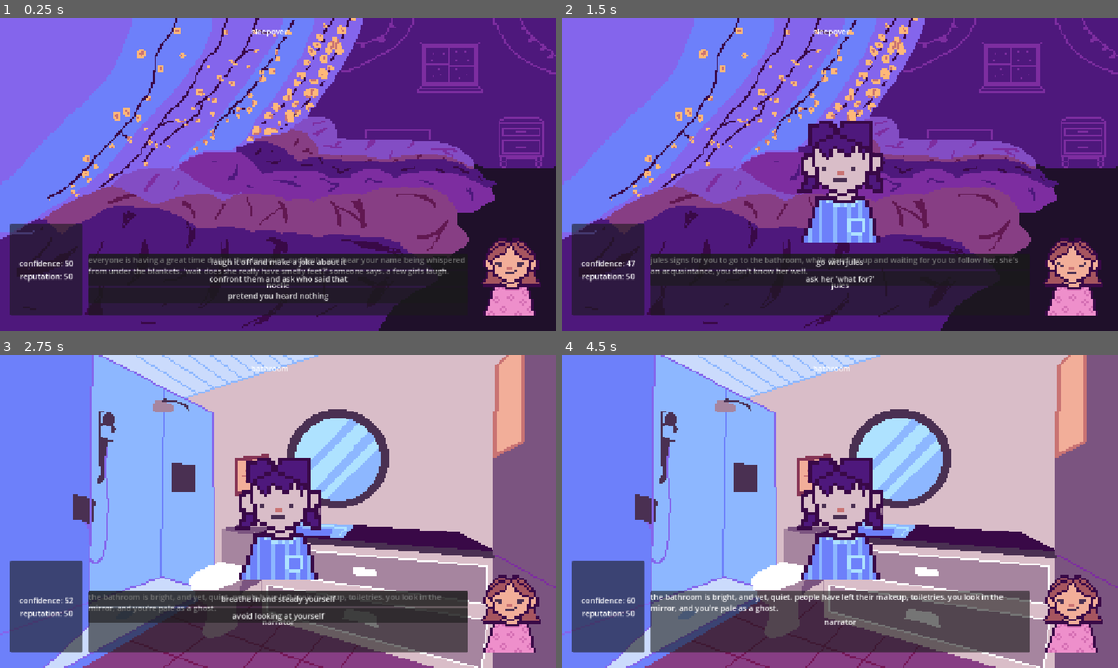
Above: before the commit, frames 1-4 (two rows, left to right).
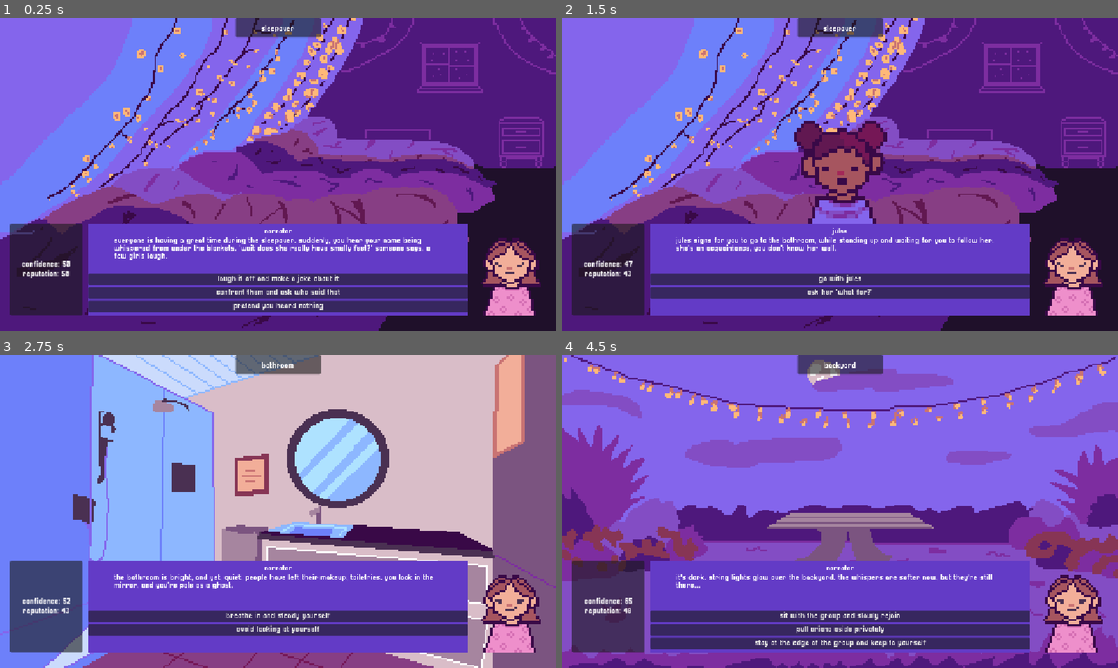
Above: after the commit, the same moments.

Repository: itsbeesfan/gossip-madness
Game: Godot game, scene res://scenes/main.tscn
Same seed, same stepped clock (60 frames per second), same inputs: the game is played once before the commit and once after it.
Inputs (mouse positions are in pixels of both pictures, inside the frame that each line leads up to):
- Up to frame 1 (0.25 s): no input
- Up to frame 2 (1.5 s): click "confront them and ask who sai…" at 0.5 s; click "go quiet." at 1.25 s
- Up to frame 3 (2.75 s): click "go with jules" at 2 s
- Up to frame 4 (4.5 s): click "breathe in and steady yourself" at 2.75 s; click (840, 614) at 3.5 s, where only the run after the commit has a clickable "tell jules to help you talk t…"; click (840, 630) at 4.25 s, where only the run after the commit has a clickable "stay inside a little longer"

The runs differ from the first frame. In frame 1, 21% of the frame differs, in the area x 3-94%, y 0-96%; in frame 2, 25%; in frame 3, 24%; in frame 4, 95%, in the area x 0-100%, y 0-100%.
Error before the commit: Invalid access to property or key 'bathroom_talk' on a base object of type 'Dictionary'. (res://scripts/main.gd:111)

Commit message:
working game!!

Diff:
--- /dev/null
+++ b/gossip-madness/resources/main.tres
@@ -0,0 +1,7 @@
+[gd_resource type="Theme" load_steps=2 format=3 uid="uid://n631j18hjchi"]
+
+[ext_resource type="FontFile" uid="uid://n0226bui3e0k" path="res://resources/Pixellari.ttf" id="1_ttyy2"]
+
+[resource]
+Button/fonts/font = ExtResource("1_ttyy2")
+Label/fonts/font = ExtResource("1_ttyy2")
--- a/gossip-madness/scenes/main.tscn
+++ b/gossip-madness/scenes/main.tscn
@@ -1,6 +1,17 @@
-[gd_scene load_steps=2 format=3 uid="uid://la7gniwu0lwq"]
+[gd_scene load_steps=7 format=3 uid="uid://la7gniwu0lwq"]
 
 [ext_resource type="Script" uid="uid://lof8ga5e65bt" path="res://scripts/main.gd" id="1_o5qli"]
+[ext_resource type="FontFile" uid="uid://n0226bui3e0k" path="res://resources/Pixellari.ttf" id="2_0wfyh"]
+[ext_resource type="Theme" uid="uid://n631j18hjchi" path="res://resources/main.tres" id="3_sugp2"]
+
+[sub_resource type="StyleBoxFlat" id="StyleBoxFlat_o5qli"]
+bg_color = Color(0.3896266, 0.23337692, 0.7773921, 1)
+
+[sub_resource type="Theme" id="Theme_0wfyh"]
+Panel/styles/panel = SubResource("StyleBoxFlat_o5qli")
+RichTextLabel/fonts/normal_font = ExtResource("2_0wfyh")
+
+[sub_resource type="Theme" id="Theme_sugp2"]
 
 [node name="main" type="Control"]
 layout_mode = 3
@@ -21,21 +32,51 @@
 grow_vertical = 2
 stretch_mode = 4
 
-[node name="location" type="Label" parent="."]
+[node name="Panel" type="Panel" parent="."]
+layout_mode = 1
+anchors_preset = 5
+anchor_left = 0.5
+anchor_right = 0.5
+offset_left = -88.375
+offset_right = 88.375
+offset_bottom = 40.0
+grow_horizontal = 2
+theme = ExtResource("3_sugp2")
+
+[node name="location" type="Label" parent="Panel"]
+texture_filter = 1
 layout_mode = 1
 anchors_preset = -1
 anchor_left = 0.5
 anchor_top = 0.042000003
 anchor_right = 0.5
 anchor_bottom = 0.042000003
-offset_left = -56.0
-offset_top = -11.2160015
-offset_right = 56.0
-offset_bottom = 11.7839985
+offset_left = -99.0
+offset_top = 13.648
+offset_right = 99.0
+offset_bottom = 45.648
 grow_horizontal = 2
+theme = ExtResource("3_sugp2")
+theme_override_font_sizes/font_size = 16
 text = "insert location"
+horizontal_alignment = 1
 
-[node name="dialoguePanel" type="PanelContainer" parent="."]
+[node name="speaker" type="TextureRect" parent="."]
+texture_filter = 1
+layout_mode = 1
+anchors_preset = 8
+anchor_left = 0.5
+anchor_top = 0.5
+anchor_right = 0.5
+anchor_bottom = 0.5
+offset_left = -111.5
+offset_top = -141.23334
+offset_right = 111.5
+offset_bottom = 141.23334
+grow_horizontal = 2
+grow_vertical = 2
+
+[node name="dialoguePanel" type="Panel" parent="."]
 layout_mode = 1
 anchors_preset = -1
 anchor_left = 0.5
@@ -43,23 +84,55 @@
 anchor_right = 0.5
 anchor_bottom = 0.85300004
 offset_left = -393.5
-offset_top = -63.74402
+offset_top = -126.74402
 offset_right = 393.5
 offset_bottom = 63.25598
 grow_horizontal = 2
 grow_vertical = 0
+theme = SubResource("Theme_0wfyh")
 
 [node name="speaker" type="Label" parent="dialoguePanel"]
-layout_mode = 2
+texture_filter = 1
+layout_mode = 1
+anchors_preset = -1
+anchor_left = 0.5
+anchor_top = 0.042000003
+anchor_right = 0.5
+anchor_bottom = 0.042000003
+offset_left = -393.5
+offset_top = 0.019999504
+offset_right = 393.5
+offset_bottom = 22.02
+grow_horizontal = 2
+theme = SubResource("Theme_sugp2")
+theme_override_fonts/font = ExtResource("2_0wfyh")
+theme_override_font_sizes/font_size = 15
 horizontal_alignment = 1
 
 [node name="story" type="RichTextLabel" parent="dialoguePanel"]
-layout_mode = 2
+texture_filter = 1
+layout_mode = 1
+anchors_preset = -1
+anchor_left = 0.5
+anchor_top = 0.29200003
+anchor_right = 0.5
+anchor_bottom = 0.29200003
+offset_left = -341.0
+offset_top = -27.480003
+offset_right = 339.5
+offset_bottom = 27.519997
+grow_horizontal = 2
+grow_vertical = 2
 fit_content = true
 scroll_active = false
 
 [node name="choices" type="VBoxContainer" parent="dialoguePanel"]
-layout_mode = 2
+texture_filter = 1
+layout_mode = 0
+offset_top = 103.0
+offset_right = 787.0
+offset_bottom = 188.0
+theme = ExtResource("3_sugp2")
 
 [node name="stats" type="PanelContainer" parent="."]
 layout_mode = 1
@@ -79,11 +152,13 @@
 
 [node name="confidence" type="Label" parent="stats/VBoxContainer"]
 layout_mode = 2
+theme = ExtResource("3_sugp2")
 horizontal_alignment = 1
 vertical_alignment = 1
 
 [node name="reputation" type="Label" parent="stats/VBoxContainer"]
 layout_mode = 2
+theme = ExtResource("3_sugp2")
 horizontal_alignment = 1
 vertical_alignment = 1
 
@@ -99,18 +174,3 @@
 offset_top = -93.696045
 offset_right = 78.07202
 offset_bottom = 96.303955
-
-[node name="speaker" type="TextureRect" parent="."]
-texture_filter = 1
-layout_mode = 1
-anchors_preset = 8
-anchor_left = 0.5
-anchor_top = 0.5
-anchor_right = 0.5
-anchor_bottom = 0.5
-offset_left = -111.5
-offset_top = -141.23334
-offset_right = 111.5
-offset_bottom = 141.23334
-grow_horizontal = 2
-grow_vertical = 2
--- a/gossip-madness/scripts/main.gd
+++ b/gossip-madness/scripts/main.gd
@@ -7,7 +7,7 @@
 
 #ui element load or something
 @onready var background = $background
-@onready var location_label = $location
+@onready var location_label = $Panel/location
 @onready var speaker_label = $dialoguePanel/speaker
 @onready var story_text = $dialoguePanel/story
 @onready var choices_box = $dialoguePanel/choices
@@ -28,17 +28,18 @@
 @onready var noelle_upset = preload("res://avatars/girl-upset.png")
 
 @onready var isabella_sprite = preload("res://avatars/npc1.png")
-#add more in a bit!!!!!
+@onready var jules_sprite = preload("res://avatars/jules.png")
+@onready var ariana_sprite = preload("res://avatars/ariana.png")
 
 var story = {
 	"scene_1": {
 		"location": "sleepover",
-		"speaker": "noelle",
+		"speaker": "narrator",
 		"text": "everyone is having a great time during the sleepover. suddenly, you hear your name being whispered from under the blankets. 'wait does she really have smelly feet?' someone says. a few girls laugh.",
 		"choices": [
 			{"label": "laugh it off and make a joke about it", "confidence": 5, "reputation": 9, "next": "sleepover_joke"},
-			{"label": "confront them and ask who said that", "confidence": 2, "reputation": 2, "next": "sleepover_confrontation"},
-			{"label": "pretend you heard nothing", "confidence": -5, "reputation": -5, "next": "sleepover_silence"}
+			{"label": "confront them and ask who said that", "confidence": 2, "reputation": -5, "next": "sleepover_confrontation"},
+			{"label": "pretend you heard nothing", "confidence": -10, "reputation": -5, "next": "sleepover_silence"}
 		]
 	},
 
@@ -48,7 +49,7 @@
 		"text": "you grin and get closer to the group. 'OH NO YOU EXPOSED ME.' a few people laugh with you instead of at you. it seems to be over, until you hear more whispering across the room.",
 		"choices": [
 			{"label": "ignore it and redirect attention with a crazy story", "confidence": 8, "reputation": 10, "next": "sleepover_change"},
-			{"label": "watch and see who is whispering", "confidence": 2, "reputation": 4, "next": "sleepover_change"},
+			{"label": "listen closely to find out who is whispering", "confidence": 2, "reputation": 4, "next": "sleepover_change"},
 		]
 	},
 
@@ -92,6 +93,55 @@
 		]
 	},
 
+	"bathroom_talk": {
+		"location": "bathroom",
+		"speaker": "jules",
+		"text": "'it got out of hand,' jules says, avoiding eye contact with you. 'isabella started it cause she left out... i dont think she meant for everyone to join in on it... but she didnt do anything to stop it either'",
+		"choices": [
+			{"label": "tell jules to help you talk to isabella", "confidence": 10, "reputation": 10, "next": "bathroom_truth"},
+			{"label": "say isabella should've known better", "confidence": 7, "reputation": -5, "next": "bathroom_truth"},
+			{"label": "blame yourself for being awkward and not standing up for yourself", "confidence": -15, "reputation": -5, "next": "bathroom_truth"}
+		]
+	},
+
+	"bathroom_truth": {
+		"location": "bathroom",
+		"speaker": "jules",
+		"text": "'i dont think its your fault.' jules interrupts you. 'sorry..., and people do get weird when they want attention.' she glances towards the door. 'theyre gonna head out to the backyard.'",
+		"choices": [
+			{"label": "go outside to face it", "confidence": 10, "reputation": 7, "next": "backyard_one"},
+			{"label": "stay inside a little longer", "confidence": -5, "reputation": -5, "next": "backyard_one"}
+		]
+	},
+
+	"backyard_one": {
+		"location": "backyard",
+		"speaker": "narrator",
+		"text": "it's dark. string lights glow over the backyard. the whispers are softer now, but they're still there...",
+		"choices": [
+			{"label": "sit with the group and slowly rejoin", "confidence": 5, "reputation": 5, "next": "backyard_choice"},
+			{"label": "pull ariana aside privately", "confidence": 10, "reputation": 10, "next": "backyard_choice"},
+			{"label": "stay at the edge of the group and keep to yourself", "confidence": -10, "reputation": -10, "next": "backyard_choice"}
+		]
+	},
+
+	"backyard_choice": {
+		"location": "backyard",
+		"speaker": "ariana",
+		"text": "'noelle... it wasn't anything personal...' ariana says, while looking around. 'i was just messing around, it got out of hand. i... i guess im sorry.",
+		"choices": [
+			{"label": "set boundaries but accept the apology", "confidence": 15, "reputation": 15, "next": "ending"},
+			{"label": "get mad and call her out in front of everyone", "confidence": 10, "reputation": -15, "next": "ending"},
+			{"label": "walk away without answering.", "confidence": -5, "reputation": -5, "next": "ending"}
+		]
+	},
+
+	"ending": {
+		"location": "backyard",
+		"speaker": "narrator",
+		"text": "",
+		"choices": []
+	}
 }
 
 # Called when the node enters the scene tree for the first time.
@@ -126,7 +176,7 @@
 func create_choice_button(choice_data):
 	var button = Button.new()
 	button.text = choice_data["label"]
-	button.custom_minimum_size = Vector2(0,30)
+	button.custom_minimum_size = Vector2(0,16)
 
 	var local_choice = choice_data
 	button.pressed.connect(func(): choose_option(local_choice))
@@ -162,17 +212,23 @@
 
 func update_speaker(speaker_name):
 	speaker_label.text = speaker_name
+	speaker_animation.visible = false
 
 	match speaker_name:
 		"isabella":
 			speaker_animation.texture = isabella_sprite
 			speaker_animation.visible = true
-		#ADD MORE LATER PAPU
+		"jules":
+			speaker_animation.texture = jules_sprite
+			speaker_animation.visible = true
+		"ariana":
+			speaker_animation.texture = ariana_sprite
+			speaker_animation.visible = true
 
 func update_avatar():
-	if confidence >= 50:
+	if confidence > 50:
 		avatar_animation.texture = noelle_happy
-	elif confidence >= 20:
+	elif confidence >= 30:
 		avatar_animation.texture = noelle_neutral
 	else:
 		avatar_animation.texture = noelle_upset
Binary file added: gossip-madness/avatars/ariana.png
Not shown, added: gossip-madness/avatars/ariana.png.import
Binary file added: gossip-madness/avatars/jules.png
Not shown, added: gossip-madness/avatars/jules.png.import
Binary file added: gossip-madness/resources/Pixellari.ttf
Not shown, added: gossip-madness/resources/Pixellari.ttf.import
